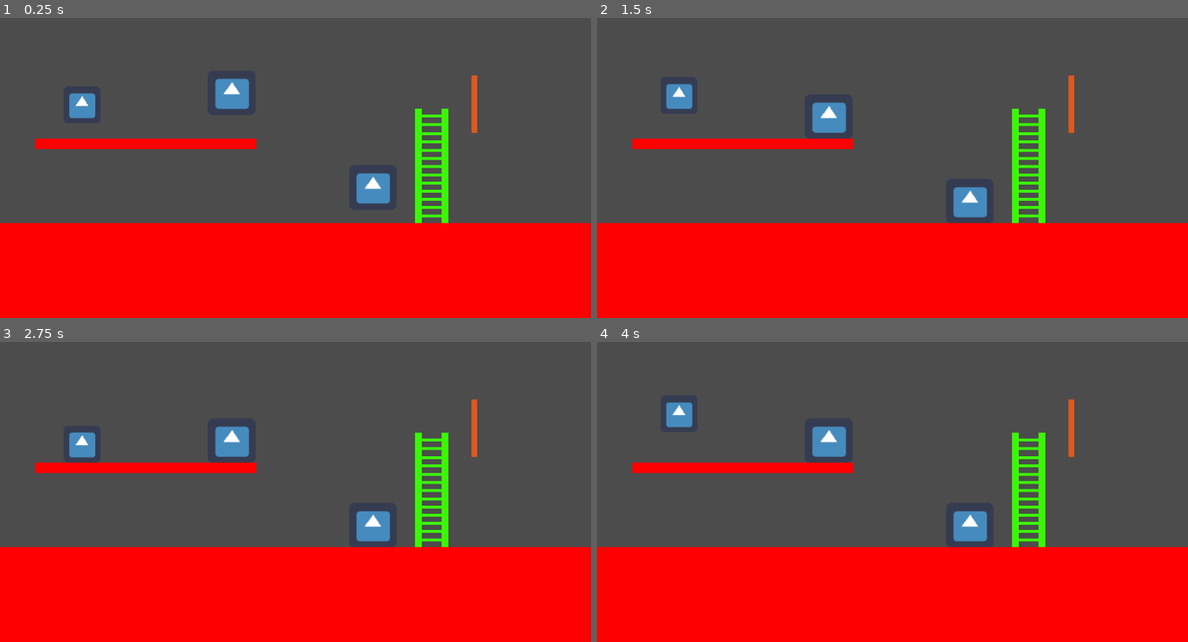
Above: before the commit, frames 1-4 (two rows, left to right).
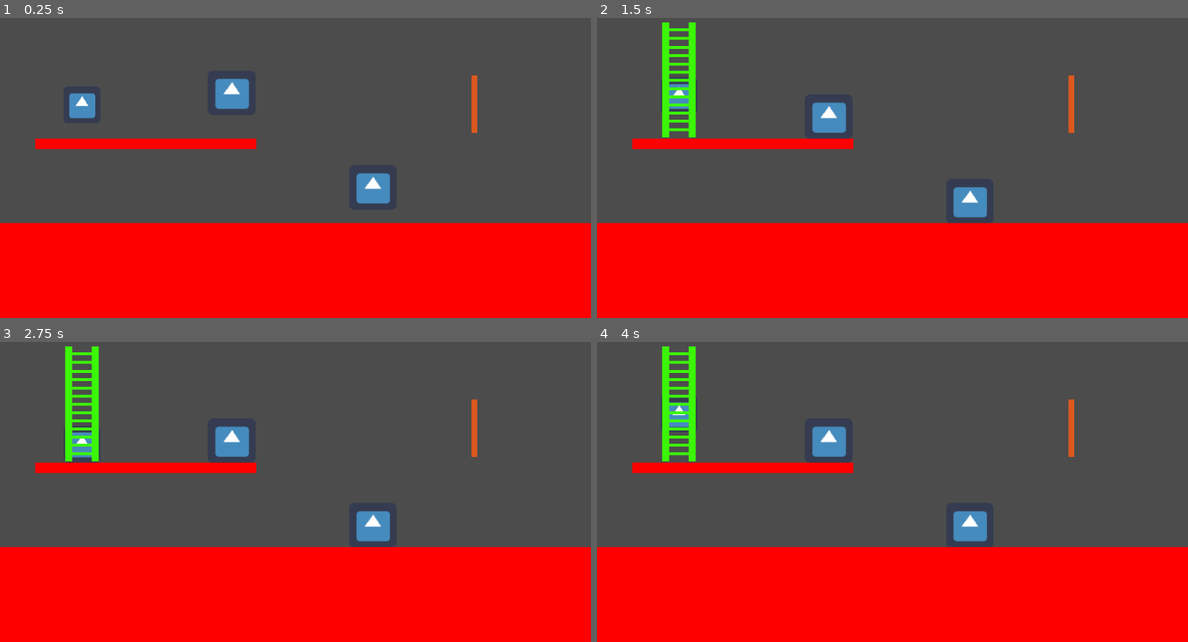
Above: after the commit, the same moments.

Repository: ludum-rlyeh/LD48-deeper-and-deeper
Game: Godot game, scene res://Scenes/InGame/Levels/LevelTests.tscn
Same seed, same stepped clock (60 frames per second), same inputs: the game is played once before the commit and once after it. The engine's default icon, where the game draws it, is replaced by a stand-in: a white triangle on a blue panel in a dark square.
Inputs:
- Up to frame 1 (0.25 s): no input
- Up to frame 2 (1.5 s): tap Enter at 0.5 s; tap Space at 1.25 s
- Up to frame 3 (2.75 s): no input
- Up to frame 4 (4 s): tap Enter at 2.75 s; tap Space at 3.5 s

The runs differ from the first frame. In frame 1, 1.4% of the frame differs, in the area x 70-76%, y 30-69%; in frame 2, 2.8%, in the area x 11-76%, y 1-69%; in frame 3, 2.8%; in frame 4, 2.8%.

Commit message:
posage echelles

Diff:
--- a/Scenes/InGame/Characters/Character.tscn
+++ b/Scenes/InGame/Characters/Character.tscn
@@ -6,15 +6,16 @@
 [sub_resource type="GDScript" id=6]
 script/source = "extends KinematicBody2D
 
+# Number of item available by type
 var _inventory = {
 	GlobalData.OBJECT_TYPE.ROPE: 1,
 	GlobalData.OBJECT_TYPE.LADDER: 2
 }
 
-var _current_item = GlobalData.OBJECT_TYPE.NONE
+var current_item = GlobalData.OBJECT_TYPE.LADDER
 
 func _ready():
-	pass
+	Events.connect(\"ladder_placed_signal\", self, \"_on_ladder_placed_signal\")
 
 func _input(event : InputEvent):
 	if event.is_action_pressed(\"ui_focus_next\"):
@@ -22,19 +23,35 @@
 	elif event.is_action_pressed(\"ui_focus_prev\"):
 		_previous_item()
 
+func set_inventory(inventory):
+	_inventory = inventory
+
+func get_item_number(item):
+	if _inventory.has(item):
+		return _inventory[item]
+	return 0
+
+func current_item_used():
+	_inventory[current_item] -= 1
+	if _inventory[current_item] == 0:
+		current_item = GlobalData.OBJECT_TYPE.NONE
+
 func _next_item():
-	_current_item += 1
-	if _current_item >= GlobalData.OBJECT_TYPE.size():
-		_current_item = GlobalData.OBJECT_TYPE.NONE
-
-	print(_current_item)
+	current_item += 1
+	if current_item >= GlobalData.OBJECT_TYPE.size():
+		current_item = GlobalData.OBJECT_TYPE.NONE
+
+	print(current_item)
 
 func _previous_item():
-	_current_item -= 1
-	if _current_item < 0:
-		_current_item = GlobalData.OBJECT_TYPE.size()-1
-
-	print(_current_item)
+	current_item -= 1
+	if current_item < 0:
+		current_item = GlobalData.OBJECT_TYPE.size()-1
+
+	print(current_item)
+
+func _on_ladder_placed_signal():
+	_inventory[GlobalData.OBJECT_TYPE.LADDER] -= 1
 "
 
 [sub_resource type="GDScript" id=1]
@@ -56,6 +73,10 @@
 
 func enter(args : Array):
 	platform_detector = fsm.player.find_node(\"PlatformDetector\")
+
+func _input(event):
+	if event.is_action_pressed(\"ui_accept\"):
+		_use_current_item()
 
 func physics_process(delta):
 	var snap = platform_detector.cast_to
@@ -68,10 +89,8 @@
 
 	if Input.is_action_pressed(\"ui_right\"):
 		fsm.velocity.x = speed.x
-
 	elif Input.is_action_pressed(\"ui_left\"):
 		fsm.velocity.x= -speed.x
-
 	else:
 		fsm.velocity.x=0
 
@@ -87,12 +106,21 @@
 				object.push(fsm.velocity / 10.0)
 
 	for area in center.get_overlapping_areas():
-		if area.get_parent().is_in_group(\"Ladders\") and (Input.is_action_just_pressed(\"ui_up\") or Input.is_action_just_pressed(\"ui_down\")):
+		if area.get_parent().is_in_group(\"Ladders\") \\
+			and (Input.is_action_just_pressed(\"ui_up\") \\
+			or Input.is_action_just_pressed(\"ui_down\")):
 			fsm.change_to(\"ClimbingLadder\", [area])
 
 	var gravity= Vector2(0,98)
 	fsm.velocity += gravity * delta * gravity_scale
 	fsm.velocity = fsm.player.move_and_slide_with_snap(fsm.velocity, snap, Vector2.ZERO,true,4,0.9)
+
+func _use_current_item():
+	if fsm.player.current_item == GlobalData.OBJECT_TYPE.LADDER \\
+		and fsm.player.get_item_number(GlobalData.OBJECT_TYPE.LADDER) > 0 \\
+		and platform_detector.is_colliding() \\
+		and not platform_detector.get_collider().is_in_group(\"Boxes\"):
+		Events.emit_signal(\"place_ladder_signal\")
 
 func _on_Area2D_area_entered(area):
 	if area.is_in_group(\"Ropes\"):
--- a/Scenes/InGame/Elements/Ladder.tscn
+++ b/Scenes/InGame/Elements/Ladder.tscn
@@ -6,6 +6,7 @@
 [node name="Ladder" type="Node2D" groups=[
 "Ladders",
 ]]
+position = Vector2( 0, -70 )
 
 [node name="Polygons" type="Node2D" parent="."]
 
--- a/Scenes/InGame/Levels/LevelTests.tscn
+++ b/Scenes/InGame/Levels/LevelTests.tscn
@@ -3,7 +3,43 @@
 [ext_resource path="res://Scenes/InGame/Elements/Box.tscn" type="PackedScene" id=1]
 [ext_resource path="res://Scenes/InGame/Characters/Character.tscn" type="PackedScene" id=2]
 [ext_resource path="res://Scenes/InGame/Elements/Rope.tscn" type="PackedScene" id=3]
-[ext_resource path="res://Scenes/InGame/Elements/Ladder.tscn" type="PackedScene" id=4]
+
+[sub_resource type="GDScript" id=3]
+script/source = "extends Node2D
+
+
+var Ladder = preload(\"res://Scenes/InGame/Elements/Ladder.tscn\")
+
+
+# Called when the node enters the scene tree for the first time.
+func _ready():
+	Events.connect(\"place_ladder_signal\",self,\"_on_place_ladder_signal\")
+
+
+func _on_place_ladder_signal():
+	var ladder = Ladder.instance()
+	ladder.position += $Character.position
+	ladder.visible = false
+	add_child(ladder)
+
+	# wait adding child and next process
+	yield(get_tree(),\"idle_frame\")
+	yield(get_tree(),\"idle_frame\")
+
+	var overlapping = false
+	for body in ladder.find_node(\"Area2D\", false).get_overlapping_bodies():
+		if body is StaticBody2D:
+			overlapping = true
+			break
+
+	if overlapping:
+		remove_child(ladder)
+		Events.emit_signal(\"ladder_not_placed_signal\") # not connected yet
+	else:
+		ladder.visible = true
+		Events.emit_signal(\"ladder_placed_signal\")
+
+"
 
 [sub_resource type="RectangleShape2D" id=1]
 extents = Vector2( 500.167, 76.7412 )
@@ -12,9 +48,7 @@
 extents = Vector2( 510.675, 81.4503 )
 
 [node name="LevelTests" type="Node2D"]
-
-[node name="Ladder" parent="." instance=ExtResource( 4 )]
-position = Vector2( 748, 336 )
+script = SubResource( 3 )
 
 [node name="Box" parent="." instance=ExtResource( 1 )]
 position = Vector2( 646.127, 369.031 )
--- a/Scripts/Events.gd
+++ b/Scripts/Events.gd
@@ -3,3 +3,7 @@
 # Put here all the signals
 # To emit signals from a node, call Events.emit_signal("[action_in_past]_signal")
 # To receive signals in a node, call connect(Events, "[action_in_past]_signal", node, "_on_[slot name]")
+
+signal place_ladder_signal
+signal ladder_placed_signal
+signal ladder_not_placed_signal
--- a/project.godot
+++ b/project.godot
@@ -32,6 +32,19 @@
 
 [input]
 
+ui_accept={
+"deadzone": 0.5,
+"events": [ Object(InputEventKey,"resource_local_to_scene":false,"resource_name":"","device":0,"alt":false,"shift":false,"control":false,"meta":false,"command":false,"pressed":false,"scancode":16777221,"unicode":0,"echo":false,"script":null)
+, Object(InputEventKey,"resource_local_to_scene":false,"resource_name":"","device":0,"alt":false,"shift":false,"control":false,"meta":false,"command":false,"pressed":false,"scancode":16777222,"unicode":0,"echo":false,"script":null)
+, Object(InputEventJoypadButton,"resource_local_to_scene":false,"resource_name":"","device":0,"button_index":2,"pressure":0.0,"pressed":false,"script":null)
+ ]
+}
+ui_select={
+"deadzone": 0.5,
+"events": [ Object(InputEventKey,"resource_local_to_scene":false,"resource_name":"","device":0,"alt":false,"shift":false,"control":false,"meta":false,"command":false,"pressed":false,"scancode":32,"unicode":0,"echo":false,"script":null)
+, Object(InputEventJoypadButton,"resource_local_to_scene":false,"resource_name":"","device":0,"button_index":0,"pressure":0.0,"pressed":false,"script":null)
+ ]
+}
 ui_focus_next={
 "deadzone": 0.5,
 "events": [ Object(InputEventKey,"resource_local_to_scene":false,"resource_name":"","device":0,"alt":false,"shift":false,"control":false,"meta":false,"command":false,"pressed":false,"scancode":16777218,"unicode":0,"echo":false,"script":null)
